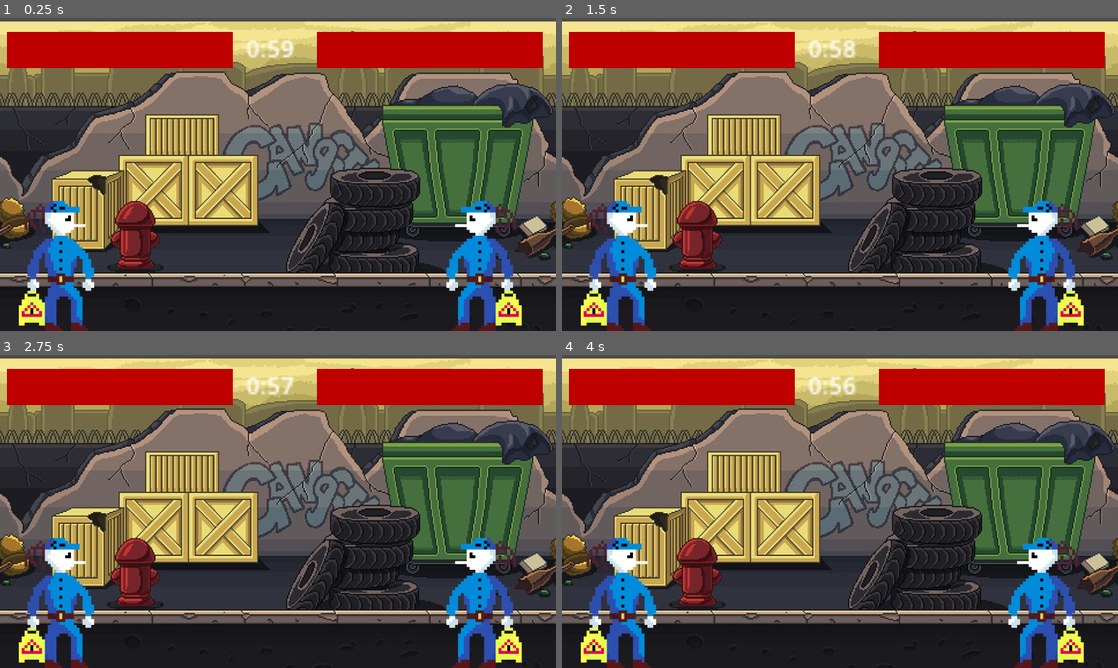
Above: before the commit, frames 1-4 (two rows, left to right).
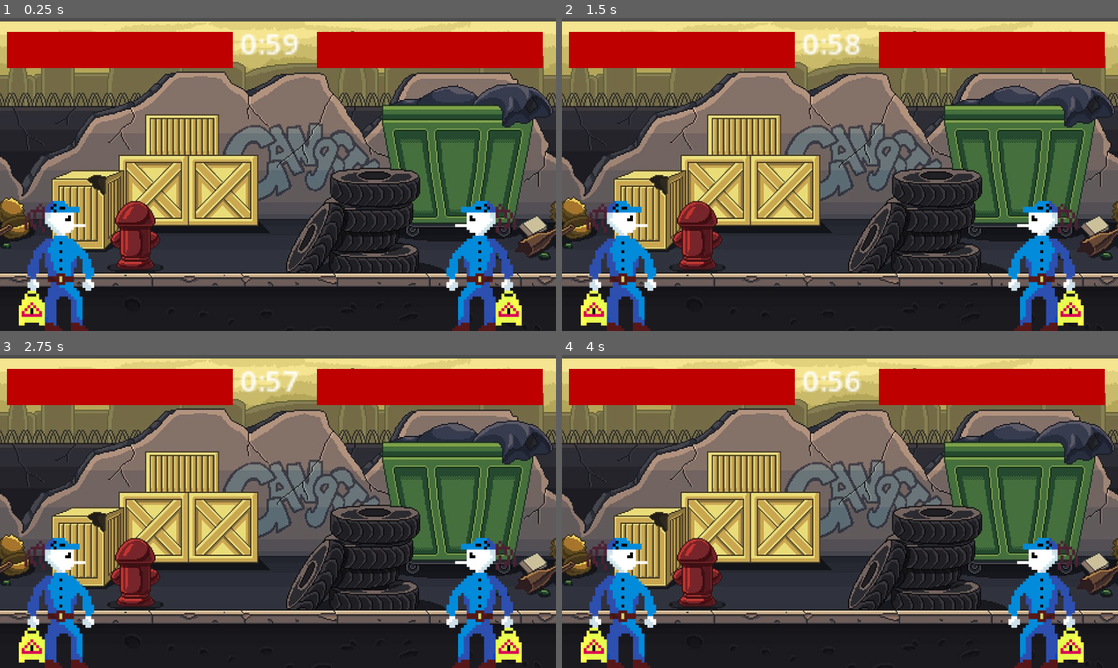
Above: after the commit, the same moments.

Repository: consoleBeep/fighting-game
Game: Godot game, scene res://main.tscn
Same seed, same stepped clock (60 frames per second), same inputs: the game is played once before the commit and once after it.
Inputs:
- Up to frame 1 (0.25 s): no input
- Up to frame 2 (1.5 s): no input
- Up to frame 3 (2.75 s): no input
- Up to frame 4 (4 s): tap Enter at 2.75 s

The runs differ from the first frame. In frame 1, 0.5% of the frame differs, in the area x 43-54%, y 5-13%; in frame 2, 0.5%; in frame 3, 0.5%; in frame 4, 0.5%.

Commit message:
fixed debug messages

Diff:
--- a/Label.gd
+++ b/Label.gd
@@ -7,5 +7,5 @@
 
 
 # Called every frame. 'delta' is the elapsed time since the previous frame.
-func _process(delta):
+func _process(_delta):
 	pass
--- a/ProgressBar.gd
+++ b/ProgressBar.gd
@@ -7,4 +7,4 @@
 	update()
 
 func update():
-	value = player.HEALTH * 100 / player.MAX_HEALTH
+	value = player.HEALTH * 100.0 / player.MAX_HEALTH
--- a/main.gd
+++ b/main.gd
@@ -11,7 +11,7 @@
 
 
 # Called every frame. 'delta' is the elapsed time since the previous frame.
-func _process(delta):
+func _process(_delta):
 	handle_restart_request()
 	check_win_condition()
 	timer_left.text = "%d:%02d" % [floor($Timer.time_left / 60), int($Timer.time_left) % 60]
@@ -29,9 +29,9 @@
 	disable_players()
 
 
-func winner_name(winner_name):
+func winner_name(winner):
 	winner_text.visible = true
-	winner_text.text = "winner:" + " "+ winner_name
+	winner_text.text = "winner:" + " "+ winner
 
 	restart_text.visible = true
 
@@ -41,8 +41,8 @@
 		get_tree().reload_current_scene()
 
 func disable_players():
-	$Player1.process_mode = 4
-	$Player2.process_mode = 4
+	$Player1.process_mode = Node.PROCESS_MODE_DISABLED
+	$Player2.process_mode = Node.PROCESS_MODE_DISABLED
 
 func calculate_winner():
 	if player.HEALTH > player.OPPONENT.HEALTH:
--- a/main.tscn
+++ b/main.tscn
@@ -95,15 +95,17 @@
 player = NodePath("../Player1")
 
 [node name="TimeLeftText" type="Label" parent="."]
-offset_left = 515.0
-offset_top = 19.0
-offset_right = 558.0
-offset_bottom = 43.0
+offset_left = 502.0
+offset_top = 1.0
+offset_right = 555.0
+offset_bottom = 29.0
 scale = Vector2(3, 3)
+theme_override_font_sizes/font_size = 20
 text = "timer"
 script = ExtResource("4_brihm")
 
 [node name="WinnerText" type="RichTextLabel" parent="."]
+visible = false
 offset_left = 175.0
 offset_top = 102.0
 offset_right = 1053.0
@@ -115,6 +117,7 @@
 shortcut_keys_enabled = false
 
 [node name="RestartText" type="RichTextLabel" parent="."]
+visible = false
 offset_left = 377.0
 offset_top = 269.0
 offset_right = 792.0
--- a/player.gd
+++ b/player.gd
@@ -38,7 +38,6 @@
 @onready var HEALTH:int = MAX_HEALTH
 @onready var _animated_sprite = $AnimatedSprite2D
 @onready var combo_timer = $ComboTimer
-@onready var _partical = $Colliders/Punch/CollisionShape2D/GPUParticles2D
 @onready var cooldown_timer = $Cooldown
 
 var kick_target = null
@@ -69,7 +68,7 @@
 	pass
 
 
-func _process(delta):
+func _process(_delta):
 	handle_combat()
 	handle_direction()
 
@@ -158,9 +157,6 @@
 	if not is_on_floor():
 		velocity.y += gravity * delta
 
-
-func handle_orientation():
-	var direction
 
 
 func detect_hit(action_type: ActionType):
--- a/player.tscn
+++ b/player.tscn
@@ -152,8 +152,6 @@
 [node name="AnimatedSprite2D" type="AnimatedSprite2D" parent="."]
 scale = Vector2(1.5, 1.5)
 sprite_frames = SubResource("SpriteFrames_pi5fn")
-animation = &"block"
-frame_progress = 1.0
 
 [node name="FullBody" type="CollisionShape2D" parent="."]
 position = Vector2(-4, 5)
